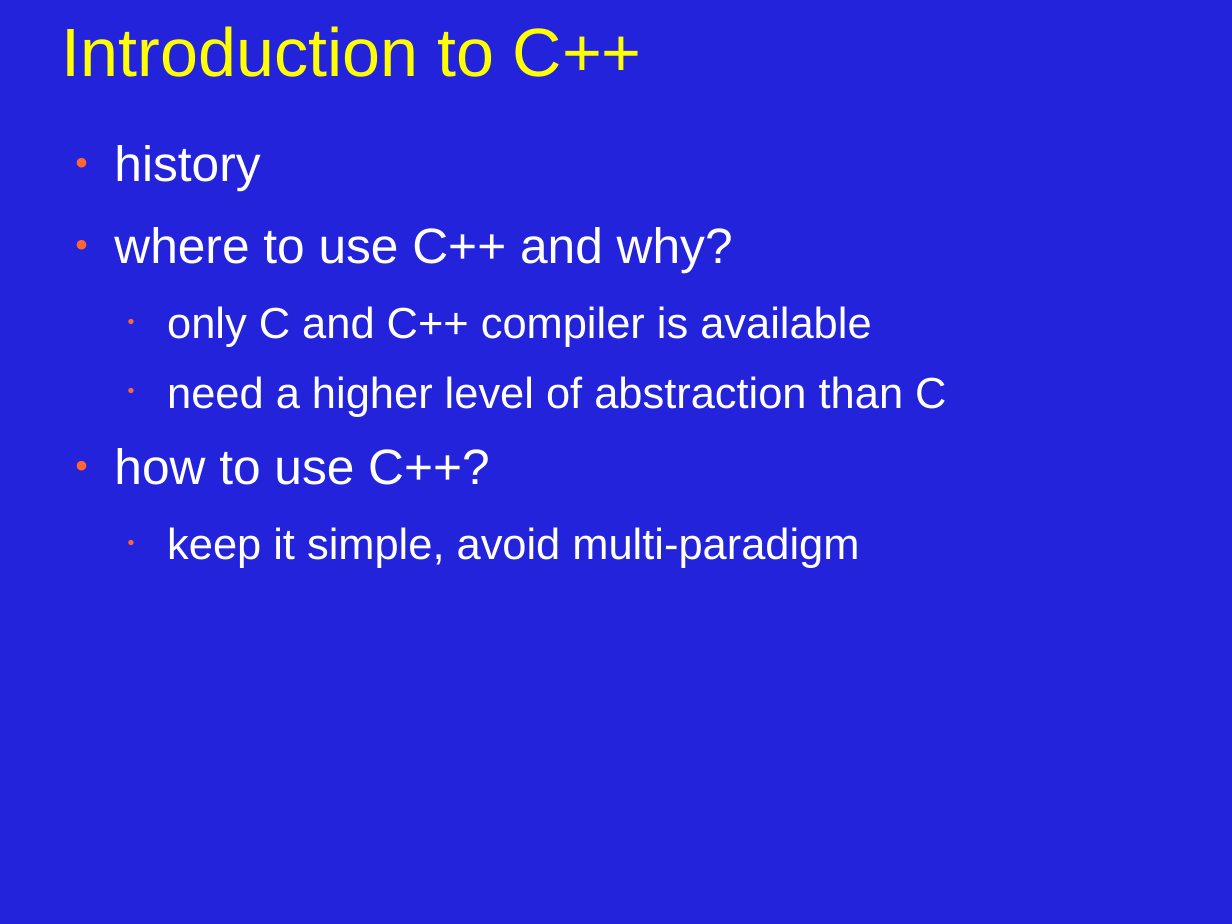
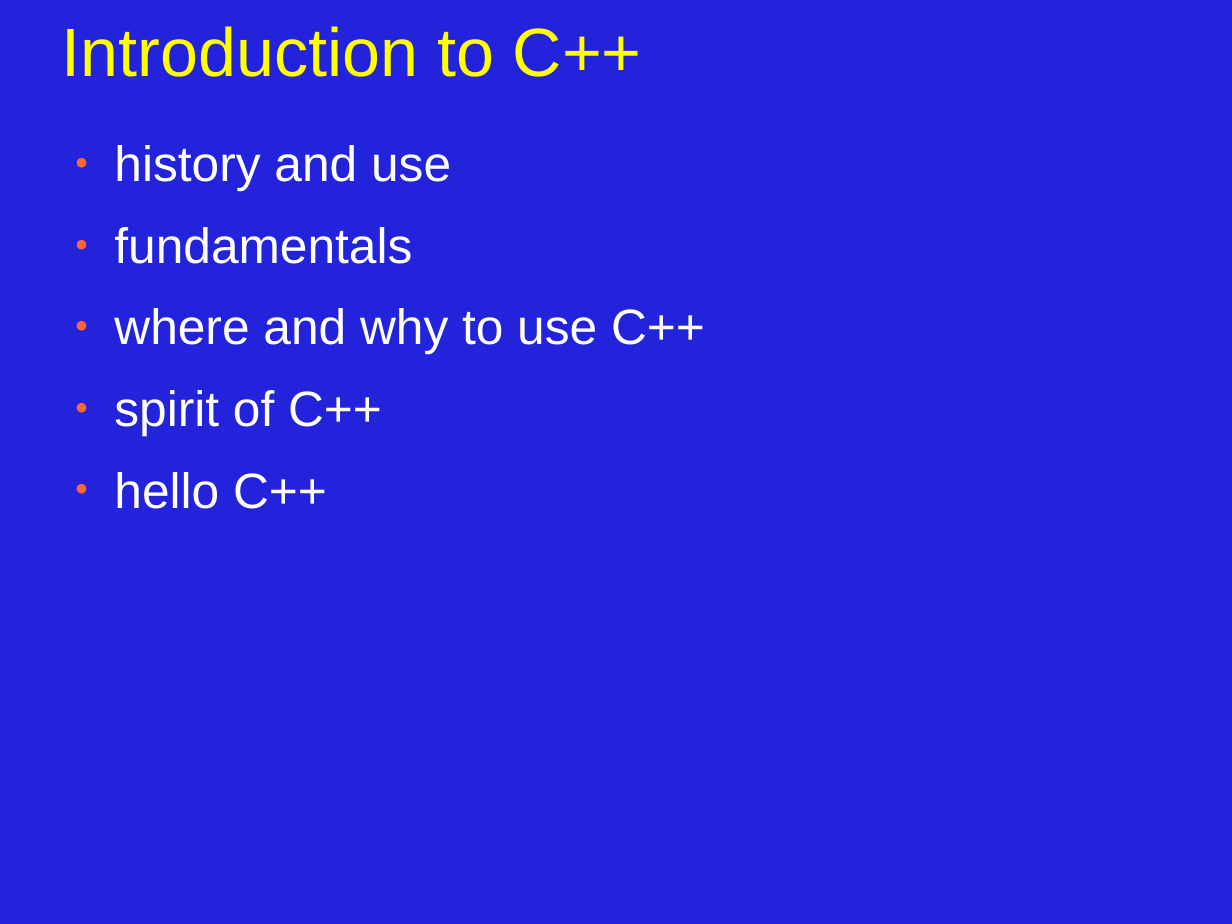
Before and after one commit to JonJagger/two-day-courses, a slide deck: slide 1 of cppf/01_Introduction_to_C++.odp. Drawn at 1232x924 pixels with LibreOffice and Linux fonts; fonts in the diff are those of the drawing. Boxes give left, top, right and bottom in pixels: in the first picture for what was removed or moved away, otherwise in the second. Text is boxed around its words. In the diff, an @@ line names an element or a change of style, - is before the commit and + after.

Commit message:
first draft of intro chapter

```diff
--- a/cppf/01_Introduction_to_C++.odp
+++ b/cppf/01_Introduction_to_C++.odp
@@ text at bbox=[114, 145, 705, 509]: text changed; size 28 to 32 pt @@
-● history
-● where to use C++ and why?
-  • only C and C++ compiler is available
-  • need a higher level of abstraction than C
-● how to use C++?
-  • keep it simple, avoid multi-paradigm
+● history and use
+● fundamentals
+● where and why to use C++
+● spirit of C++
+● hello C++
```
Also in this commit, not shown: 4 other slides changed, 8 slides added, 5 slides removed.
